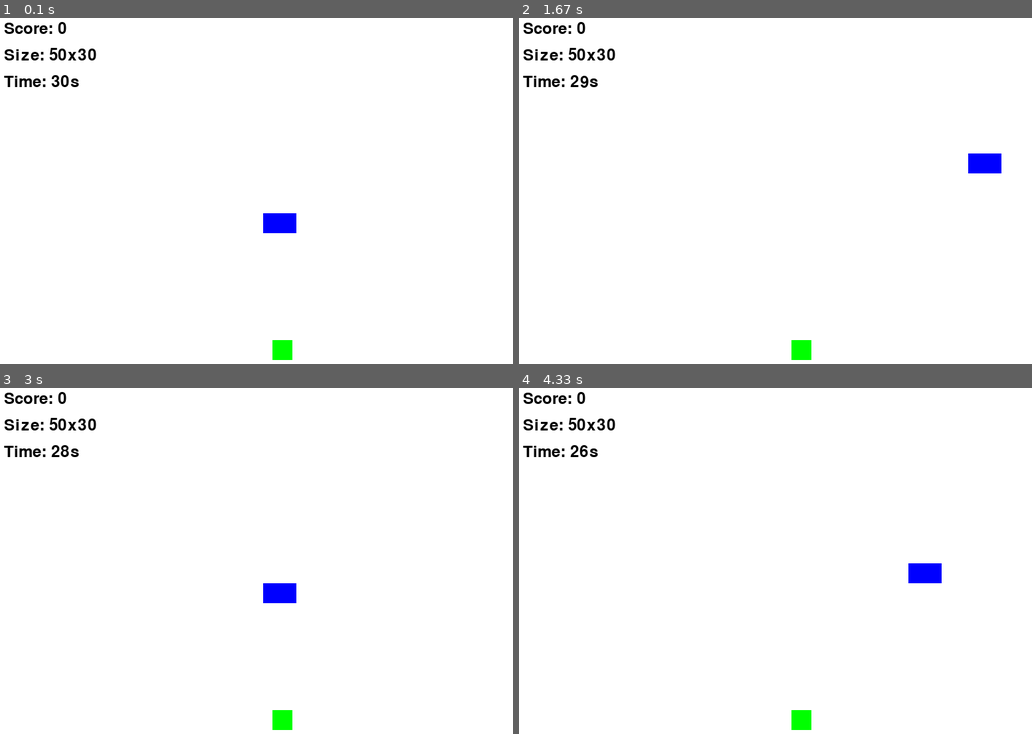
Above: before the commit, frames 1-4 (two rows, left to right).
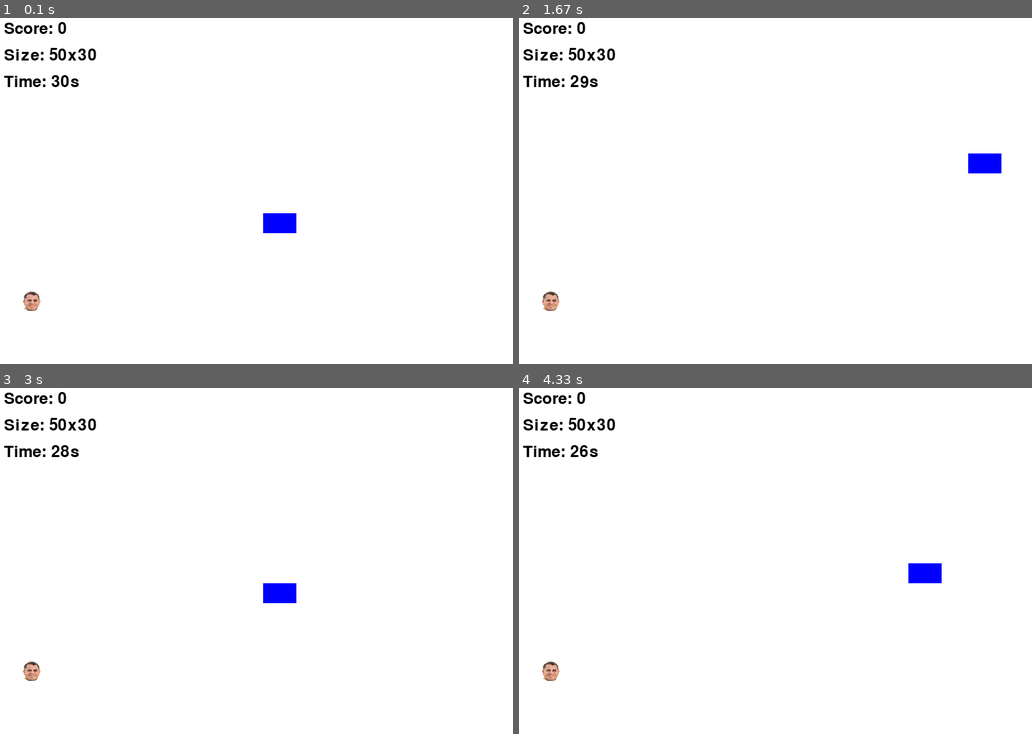
Above: after the commit, the same moments.

Repository: dtswanson/names_examples
Game: pygame game, started from game2.py
The game is run twice, just before and just after one commit, with the same random seed, the same clock (stepped at 60 frames per second) and the same inputs.
Inputs:
- Up to frame 1 (0.1 s): no input
- Up to frame 2 (1.67 s): hold Right 0.33-0.8 s; hold Up 0.83-1.13 s; hold Right 1.17-1.63 s
- Up to frame 3 (3 s): hold Left 1.67-2.2 s; hold Down 2.23-2.53 s; hold Left 2.57-2.97 s
- Up to frame 4 (4.33 s): hold Up 3-3.37 s; hold Right 3.4-4.03 s; hold Down from 4.07 s (still down)

The runs differ from the first frame. In frame 1, 0.4% of the frame differs, in the area x 4-57%, y 79-99%; in frame 2, 0.4%; in frame 3, 0.4%; in frame 4, 0.4%.

Commit message:
first commit

Diff:
--- a/game2.py
+++ b/game2.py
@@ -19,7 +19,7 @@
 # Colors
 WHITE = (255, 255, 255)
 BLACK = (0, 0, 0)
-RED = (255, 0, 0)
+RED = (150, 0, 0)
 GREEN = (0, 255, 0)
 BLUE = (0, 0, 255)
 
@@ -28,7 +28,7 @@
 pygame.display.set_caption("Mr. Swanson's Game")
 
 # Load and play background music
-pygame.mixer.music.load('/Users/dswanson/PycharmProjects/Names/The-Builder(chosic.com).mp3')  # Replace with your audio file
+pygame.mixer.music.load('/Users/dswanson/PycharmProjects/Names/Run-Amok(chosic.com).mp3')  # Replace with your audio file
 pygame.mixer.music.play(-1)  # Play the music in a loop
 
 # Player class
@@ -38,8 +38,10 @@
         self.y = y
         self.width = INITIAL_PLAYER_WIDTH
         self.height = INITIAL_PLAYER_HEIGHT
+        self.image = pygame.image.load('/Users/dswanson/PycharmProjects/Names/Swanson CIrcle.png')  # Replace with your player image path
+        self.image = pygame.transform.scale(self.image, (self.width, self.height))
+        self.score = 0
         self.color = BLUE
-        self.score = 0
 
     def move(self):
         keys = pygame.key.get_pressed()
@@ -69,16 +71,16 @@
     def __init__(self):
         self.x = random.randint(0, WINDOW_WIDTH - OBJECT_SIZE)
         self.y = random.randint(0, WINDOW_HEIGHT - OBJECT_SIZE)
-        self.color = GREEN
+        self.image = pygame.image.load('/Users/dswanson/PycharmProjects/Names/Swanson CIrcle.png')  # Replace with your collectible image path
+        self.image = pygame.transform.scale(self.image, (OBJECT_SIZE, OBJECT_SIZE))
 
     def draw(self):
-        pygame.draw.rect(screen, self.color, (self.x, self.y, OBJECT_SIZE, OBJECT_SIZE))
+        screen.blit(self.image, (self.x, self.y))
 
     def check_collision(self, player):
         player_rect = pygame.Rect(player.x, player.y, player.width, player.height)
         object_rect = pygame.Rect(self.x, self.y, OBJECT_SIZE, OBJECT_SIZE)
         return player_rect.colliderect(object_rect)
-
 # Create game objects
 player = Player(WINDOW_WIDTH // 2, WINDOW_HEIGHT // 2)
 collectible = Collectible()
Binary file added: Swanson CIrcle.png
Not shown, added: Run-Amok(chosic.com).mp3
